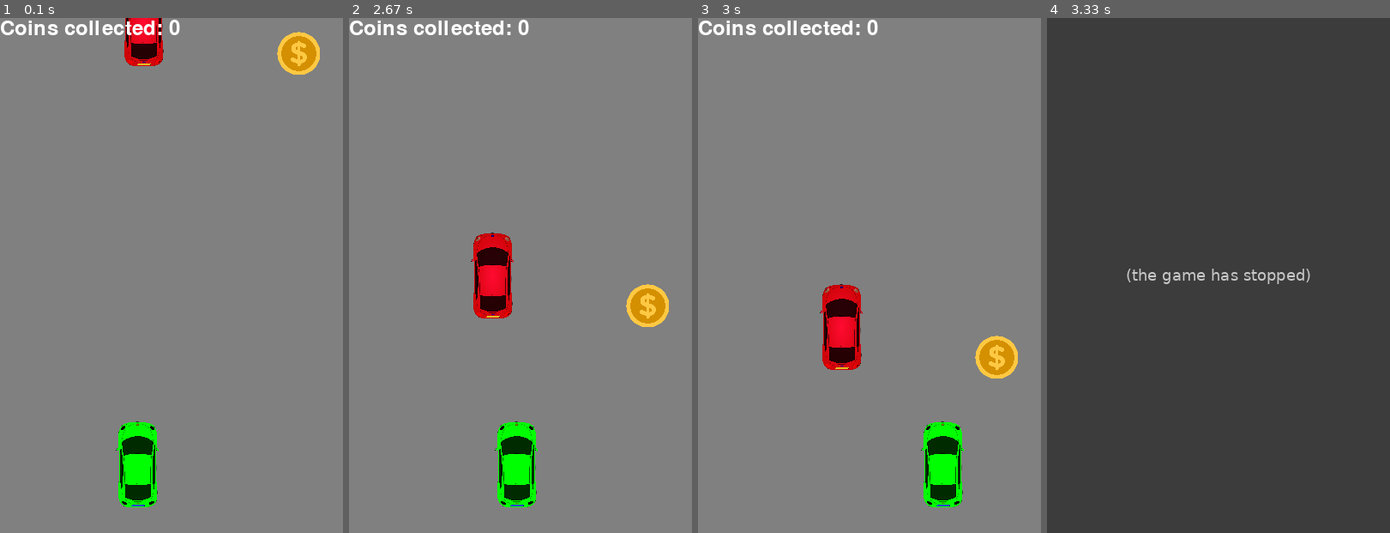
Above: before the commit, frames 1-4 (left to right).
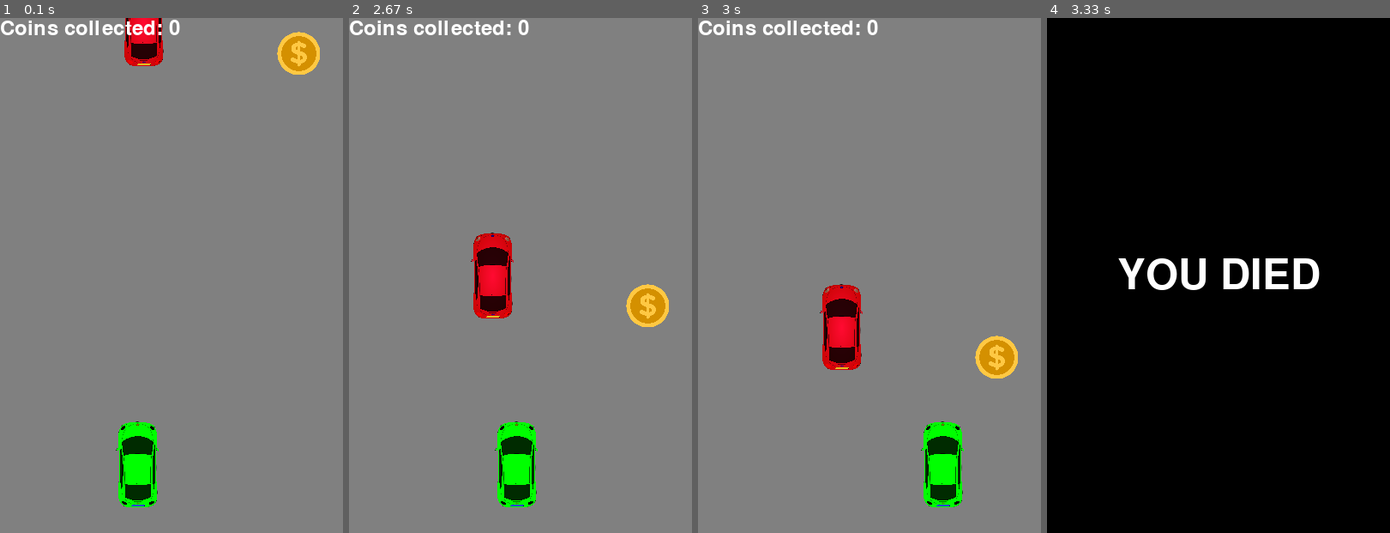
Above: after the commit, the same moments.

Repository: Kiyuki-kun/KBTU_py
Game: pygame game, started from Lab 8/_tsis8/racer_iter_1.py
Same seed, same stepped clock (60 frames per second), same inputs: the game is played once before the commit and once after it.
Inputs:
- Up to frame 1 (0.1 s): no input
- Up to frame 2 (2.67 s): hold Right 0.33-0.8 s; hold Right 0.83-1.3 s; hold Left 1.33-1.87 s; hold Left 1.9-2.3 s; hold Right from 2.33 s (still down)
- Up to frame 3 (3 s): release Right at 2.97 s
- Up to frame 4 (3.33 s): hold Left from 3 s (still down)

Frames 1-3 are identical in both runs. In frame 4, 100% of the frame differs, in the area x 0-100%, y 0-100%.
Before the commit the program exited at 3.27 s; later frames show no game.

Commit message:
Defence3

Diff:
--- a/Lab 8/_tsis8/racer_iter_1.py
+++ b/Lab 8/_tsis8/racer_iter_1.py
@@ -74,11 +74,26 @@
             self.rect.top = 0
             self.rect.center = (random.randint(0, SCREEN_WIDTH - 10), random.randint(0, 100))
 
+class SuperCoin(pygame.sprite.Sprite):
+    def __init__(self):
+        super().__init__()
+        self.image = pygame.image.load("C:\D_Files\KBTU_coding\Python\PP2_2024-Serikbai-\Lab 8\_tsis8\coin.png")
+        self.image = pygame.transform.scale(self.image, (75, 75))
+        self.rect = self.image.get_rect()
+        self.rect.center = (random.randint(10, SCREEN_WIDTH - 10), random.randint(0, 100))
+
+    def move(self):
+        self.rect.move_ip(0, SPEED)
+        if self.rect.top > SCREEN_HEIGHT:
+            self.rect.top = 0
+            self.rect.center = (random.randint(0, SCREEN_WIDTH - 10), random.randint(0, 100))
+
 
 # Setting up Sprites
 P1 = Player()
 E1 = Enemy()
 C1 = Coin()
+SC1 = SuperCoin()
 
 # Creating Sprites Groups
 enemies = pygame.sprite.Group()
@@ -89,10 +104,14 @@
 coins = pygame.sprite.Group()
 coins.add(C1)
 all_sprites.add(C1)
+supercoins = pygame.sprite.Group()
 
 # Adding a new User event
 INC_SPEED = pygame.USEREVENT + 1
 pygame.time.set_timer(INC_SPEED, 1000)
+
+# Initialize supercoin_timer to 5 seconds (10000 milliseconds)
+supercoin_timer = 10000
 
 # Game Loop
 while True:
@@ -105,17 +124,42 @@
             pygame.quit()
             exit()
 
+    # Increment the SuperCoin timer
+    supercoin_timer -= clock.get_time()
+
+    # Create a new SuperCoin instance after 10 seconds
+    if supercoin_timer <= 0:
+        SC1 = SuperCoin()
+        all_sprites.add(SC1)
+        coins.add(SC1)
+        supercoin_timer = 10000
+
     #collision with coin
     if pygame.sprite.spritecollide(P1, coins, False):
-        coins_collected += 1
-        SPEED += 1
-        C1.rect.center = (random.randint(0, SCREEN_WIDTH - 10), random.randint(0, 100))
+        for coin in pygame.sprite.spritecollide(P1, coins, False):
+            if isinstance(coin, SuperCoin):
+                # Display the ending screen
+                screen.fill((0, 0, 0))
+                font = pygame.font.Font(None, 72)
+                text = font.render("Congratulations!", True, WHITE)
+                screen.blit(text, (SCREEN_WIDTH // 2 - text.get_width() // 2, SCREEN_HEIGHT // 2 - text.get_height() // 2))
+                pygame.display.flip()
+                time.sleep(2)
+                pygame.quit()
+                exit()
+            else:
+                coins_collected += 1
+                SPEED += 1
+                coin.rect.center = (random.randint(0, SCREEN_WIDTH - 10), random.randint(0, 100))
 
     #collision with enemy
     if pygame.sprite.spritecollide(P1, enemies, False):
-        pygame.event.post(pygame.event.Event(pygame.QUIT))
-
-    if event.type == pygame.QUIT:
+        screen.fill((0, 0, 0))
+        font = pygame.font.Font(None, 72)
+        text = font.render("YOU DIED", True, WHITE)
+        screen.blit(text, (SCREEN_WIDTH // 2 - text.get_width() // 2, SCREEN_HEIGHT // 2 - text.get_height() // 2))
+        pygame.display.flip()
+        time.sleep(2)
         pygame.quit()
         exit()
 
@@ -124,6 +168,7 @@
     P1.move()
     E1.move()
     C1.move()
+    SC1.move()
 
     # Drawing game objects
     all_sprites.draw(screen)
